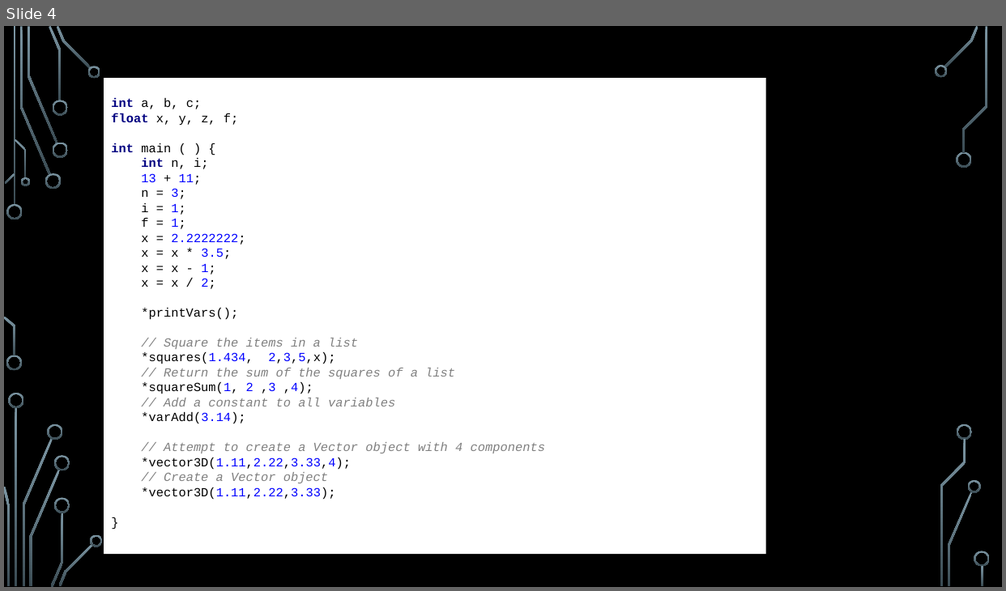
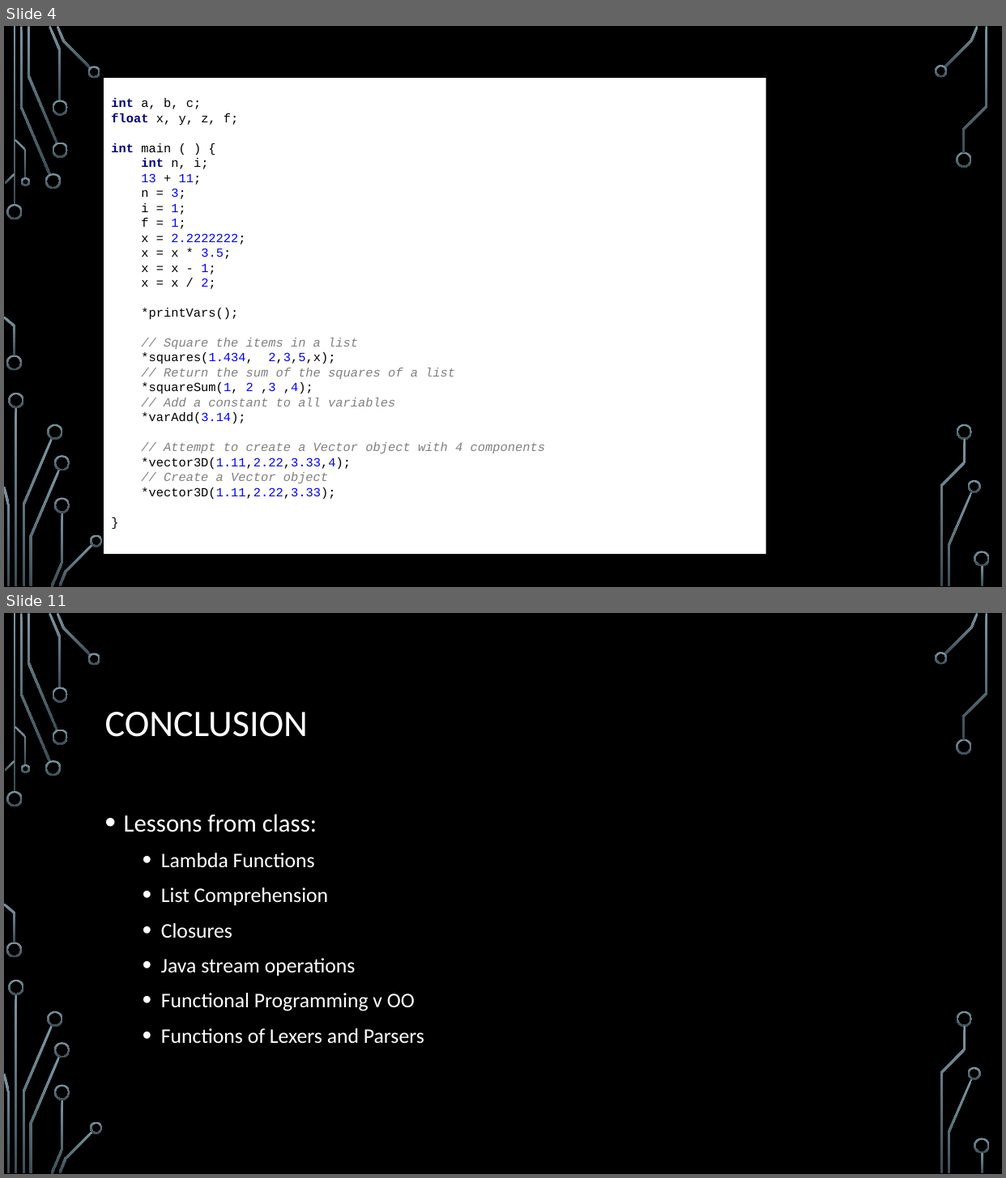
Before and after one commit to Pavilionall/PLProjectFinal, a slide deck: HMM mas.pptx. Shown one above the other, each under a label of ours: slide 4 before the commit, slides 4 and 11 after it; the slides between them are not shown. The pictures are 1006x591 and 1006x1178 pixels, drawn with LibreOffice and Linux fonts; fonts in the diff are those of the drawing; background and template pictures are left out. Boxes give left, top, right and bottom in pixels: in the first picture for what was removed or moved away, otherwise in the second. Text is boxed around its words. In the diff, an @@ line names an element or a change of style, - is before the commit and + after.

```diff
--- a/HMM mas.pptx
+++ b/HMM mas.pptx
@@ slide 11 added at (4, 613, 1002, 1174), background picture (left out); not listed: 36 template elements that a slide beside it also shows @@
@@ title added at (105, 712, 308, 737), 36 pt, text #FFFFFF @@
+CONCLUSION
@@ text added at (124, 814, 424, 1044), 20 pt, text #FFFFFF @@
+• Lessons from class:
+  • Lambda Functions
+  • List Comprehension
+  • Closures
+  • Java stream operations
+  • Functional Programming v OO
+  • Functions of Lexers and Parsers
```
Also in this commit, not shown: 1 slide changed, 6 other slides added, 1 slide removed.
